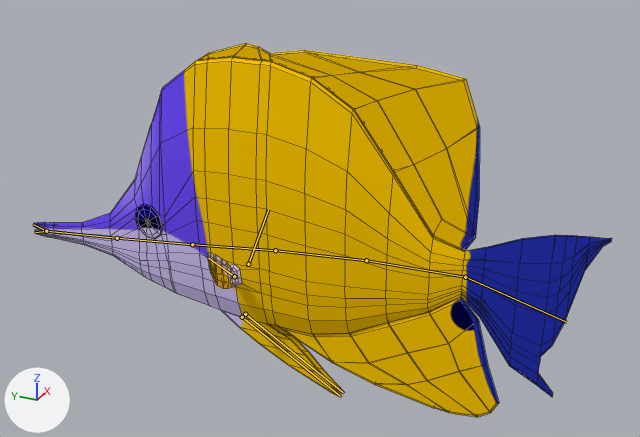
The Blender file Content/Environment/Animals/YellowLongnoseFish/Meshes/SM_LongnoseFish_001.blend as it was, and as the next commit left it.
Rendered twice from a camera (50 mm lens) standing at (-0.452, -0.234, 0.277) and looking at (0.033, -0.016, 0.035). Lighting does not change. The marker at lower left points along +X, +Y and +Z. The bones that bend it are drawn over the model as lines. Mesh edges are drawn as thin lines.

Objects in the first picture: 'SK_Longnose'.
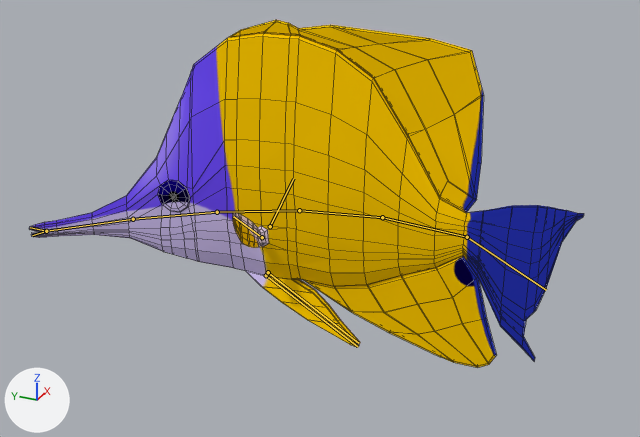
The newer file adds an action. The first version stands in its rest pose; the second is drawn at frame 60 of the action 'Swimming'.

Boxes [x1, y1, x2, y2] around the edits, measured in the pictures (640 x 437 px):
'SK_Longnose', posed (7% shorter): before [33, 43, 612, 417]; after [29, 20, 584, 368]
bone 'Mouth', root to tip: before (46, 231) to (117, 238); after (46, 231) to (133, 219)
bone 'Head', root to tip: before (117, 238) to (192, 244); after (133, 219) to (217, 212)
bone 'Spine_01', root to tip: before (192, 244) to (275, 250); after (217, 212) to (299, 210)
bone 'Spine_02', root to tip: before (275, 250) to (366, 260); after (299, 210) to (382, 217)
bone 'Spine_03', root to tip: before (366, 260) to (465, 277); after (382, 217) to (467, 237)
bone 'Tail', root to tip: before (465, 277) to (566, 322); after (467, 237) to (546, 290)
bone 'Left_Fin', root to tip: before (234, 276) to (208, 258); after (262, 237) to (233, 216)
bone 'Right_Fin', root to tip: before (248, 264) to (268, 209); after (270, 226) to (293, 178)
bone 'LowerLeft_Fin', root to tip: before (242, 317) to (340, 396); after (266, 275) to (357, 346)
bone 'LowerLRight_Fin', root to tip: before (245, 314) to (343, 392); after (268, 272) to (358, 343)

The edits, one by one:
Bone 'Mouth' (bone_mouth) turns from (0, 0, 0) to (-1, 3, -30) degrees about its own x, y and z.
Bone 'Head' (bone_head) turns from (0, 0, 0) to (0, -1, 10) degrees about its own x, y and z.
Bone 'Spine_01' (bone_spine_01) turns from (0, 0, 0) to (0, -1, 10) degrees about its own x, y and z.
Bone 'Spine_02' (bone_spine_02) turns from (0, 0, 0) to (0, -1, 10) degrees about its own x, y and z.
Bone 'Spine_03' (bone_spine_03) turns from (0, 0, 0) to (0, 0, 10) degrees about its own x, y and z.
Bone 'Tail' (bone_tail) turns from (0, 0, 0) to (0, 3, 10) degrees about its own x, y and z.
Bone 'Left_Fin' (bone_left_fin) turns from (0, 0, 0) to (-15, -13, 2) degrees about its own x, y and z.
Bone 'Right_Fin' (bone_right_fin) turns from (0, 0, 0) to (15, -13, -2) degrees about its own x, y and z.
Bone 'LowerLeft_Fin' (bone_lowerleft_fin) turns from (0, 0, 0) to (2, -17, -11) degrees about its own x, y and z.
Bone 'LowerLRight_Fin' (bone_lowerlright_fin) turns from (0, 0, 0) to (2, -17, -11) degrees about its own x, y and z.
